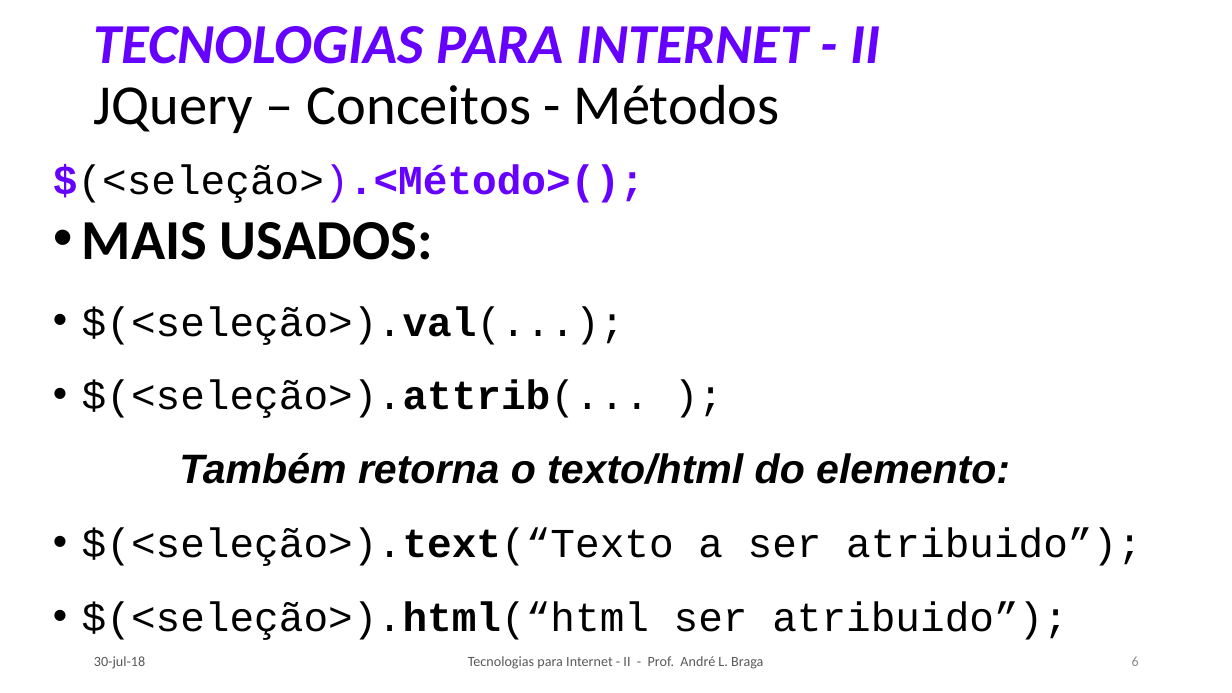
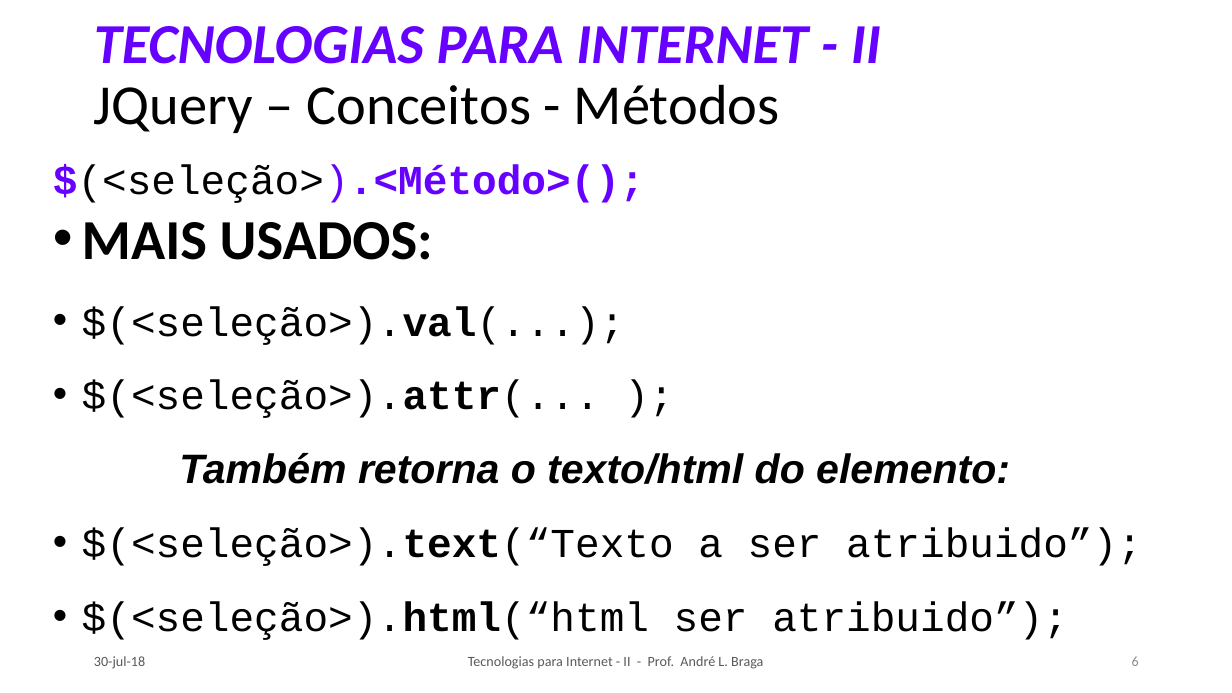
Before and after one commit to LeoCaronezi/CURSOS, a slide deck: slide 6 of TECNOLOGIAS PARA INTERNET II/SLIDES/TI-2_Aula_03.pptx. Drawn at 1232x693 pixels with LibreOffice and Linux fonts; fonts in the diff are those of the drawing. Boxes give left, top, right and bottom in pixels: in the first picture for what was removed or moved away, otherwise in the second. Text is boxed around its words. In the diff, an @@ line names an element or a change of style, - is before the commit and + after.

```diff
--- a/TECNOLOGIAS PARA INTERNET II/SLIDES/TI-2_Aula_03.pptx
+++ b/TECNOLOGIAS PARA INTERNET II/SLIDES/TI-2_Aula_03.pptx
@@ text at (82,380,600,418): text changed @@
-• $(<seleção>).attrib(... );
+• $(<seleção>).attr(... );
```
Also in this commit, not shown: 1 other file.
